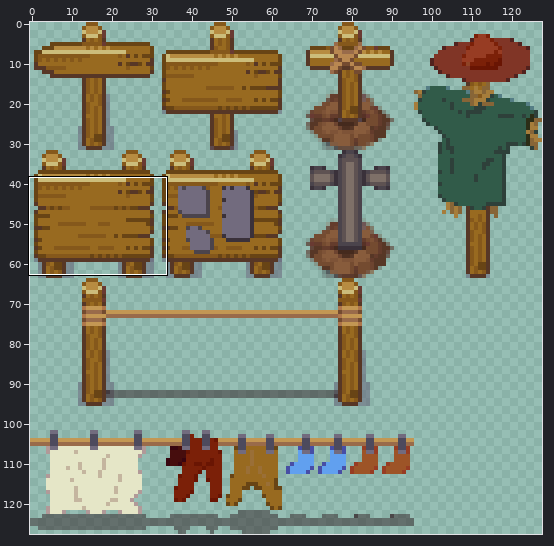
Two states of a sprite sheet, src/assets/images/villages/signpost.png. Above, an overview of the earlier version with the close-up marked.
Close-up. Before the edit:
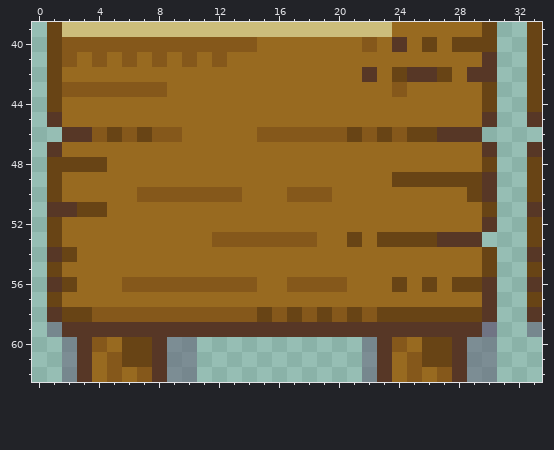
The file is 128x128 pixels. Pixels under 10% opacity are left out. Colours within 5 levels of each other are drawn and written as one. Shown: x 0..33, y 39..62.
The result:
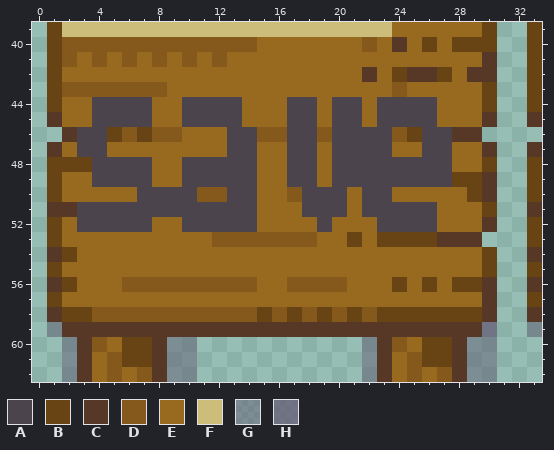
Palette (. is transparent): A #4b444c  B #684415  C #573726  D #85581b  E #986a20  F #ccbd7b  G #635c7480  H #635c74c0
The author wrote: added save sign with color code 95,95,95
Changes in this commit:
The edit turns colour B into colour A in row 46 at x 21, 23 and 26; in row 48 at x 4; in row 49 at x 24 to 27; in row 51 at x 3 to 4.
The edit turns colour C into colour A in row 46 at x 3 and 27.
The edit turns colour D into colour A in row 46 at x 4, 17 to 18, 20 and 22; in row 50 at x 7 to 10, 13 and 18 to 19.
The edit turns colour E into colour A in rows 44 to 45 at x 4 to 7, 10 to 13, 17 to 18, 20 to 21 and 23 to 26; in row 46 at x 13 to 14; in row 47 at x 3 to 4, 13 to 14, 17 to 18, 20 to 23 and 26 to 27; in row 48 at x 5 to 7, 10 to 14, 17 to 18 and 20 to 27; in row 49 at x 4 to 7, 10 to 14, 17 to 18 and 20 to 23; in row 50 at x 14, 20 and 22 to 23.
The edit turns colour E into colour A in row 51 at x 5 to 14, 18 to 20 and 22 to 26; in row 52 at x 3 to 7, 10 to 14, 19 and 23 to 26.
